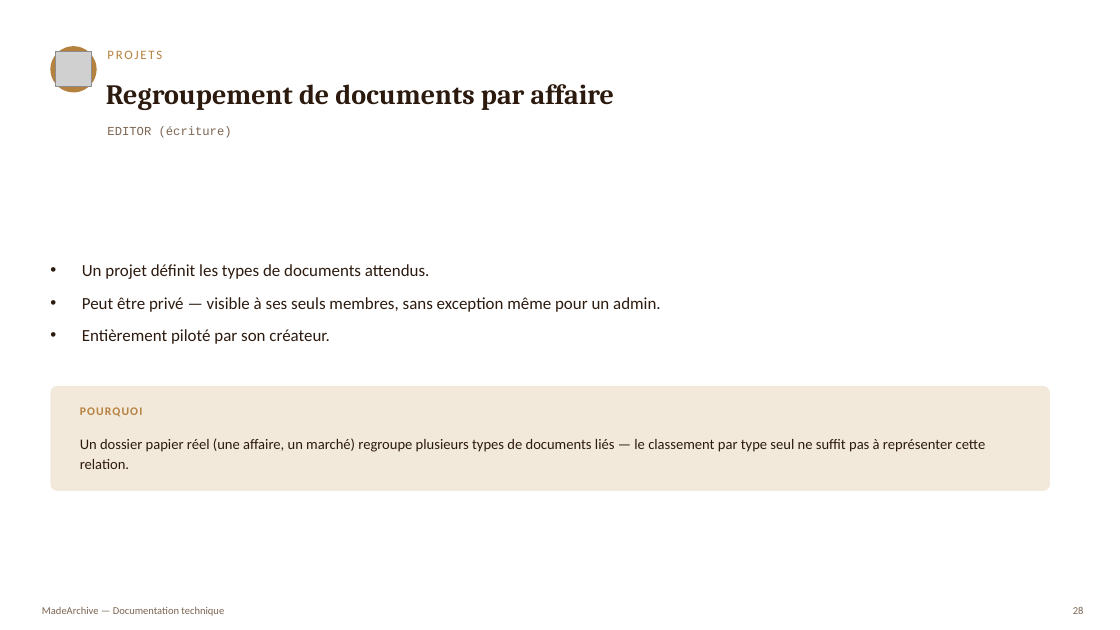
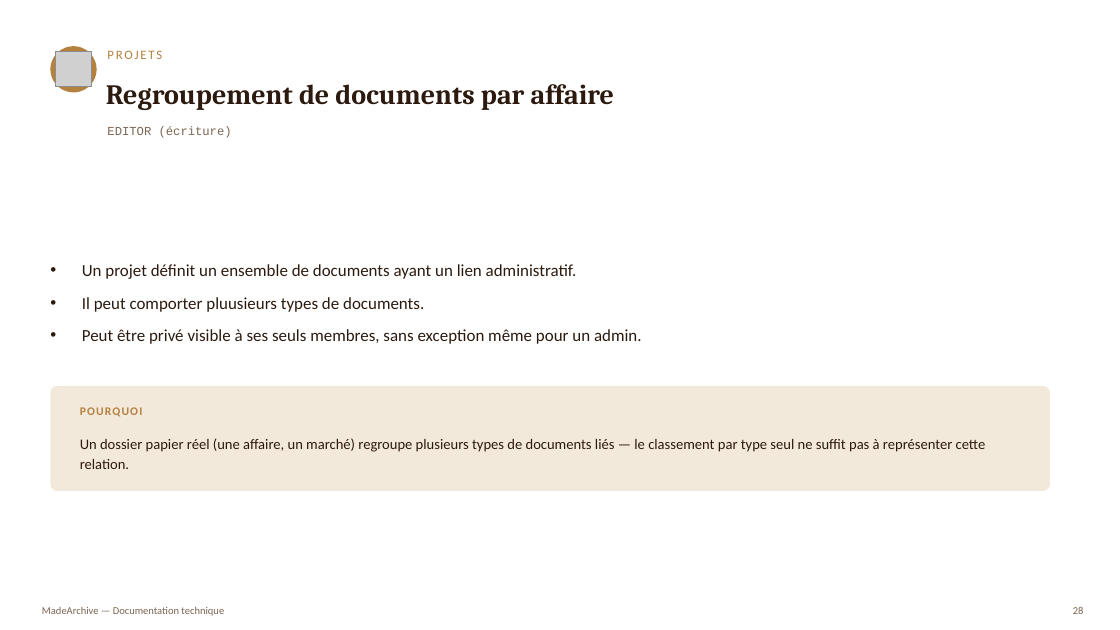
Before and after one commit to Lloyd-koutele/MadeArchive, a slide deck: slide 27 of docs/documentation-application.pptx (slide 28 before the commit). Drawn at 1120x630 pixels with LibreOffice and Linux fonts; fonts in the diff are those of the drawing; grey boxes stand for pictures. Boxes give left, top, right and bottom in pixels: in the first picture for what was removed or moved away, otherwise in the second. Text is boxed around its words. In the diff, an @@ line names an element or a change of style, - is before the commit and + after.

```diff
--- a/docs/documentation-application.pptx
+++ b/docs/documentation-application.pptx
@@ text at (82,264,642,344): text changed @@
-• Un projet définit les types de documents attendus.
-• Peut être privé — visible à ses seuls membres, sans exception même pour un admin.
-• Entièrement piloté par son créateur.
+• Un projet définit un ensemble de documents ayant un lien administratif.
+• Il peut comporter pluusieurs types de documents.
+• Peut être privé visible à ses seuls membres, sans exception même pour un admin.
```
Also in this commit, not shown: 29 other slides changed, 8 slides removed, 15 other files.
